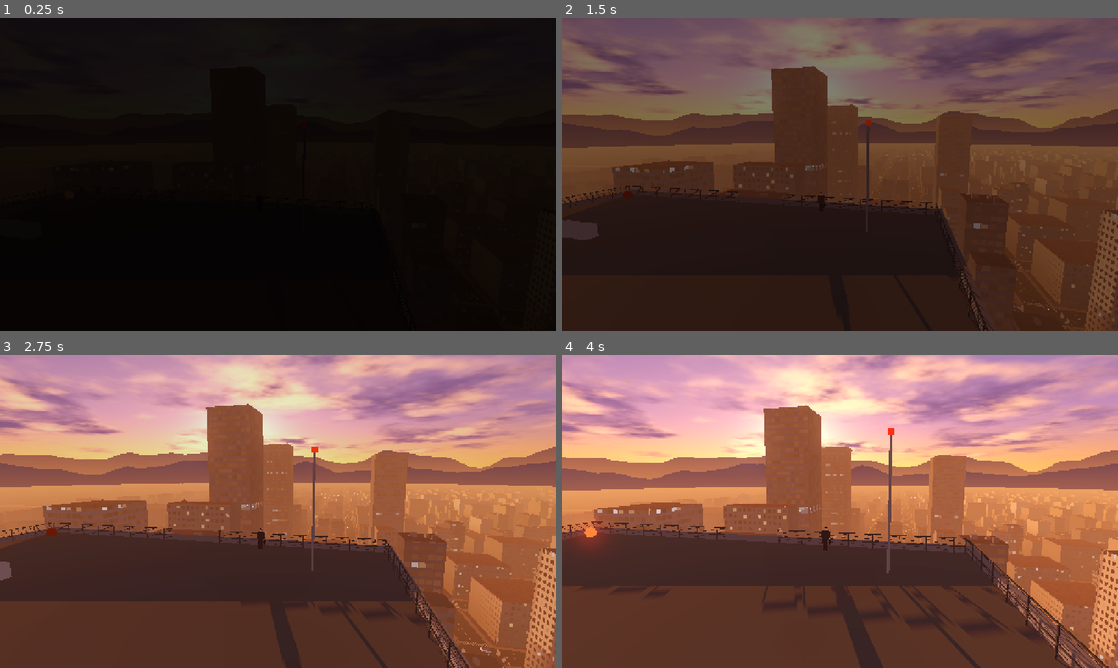
Above: before the commit, frames 1-4 (two rows, left to right).
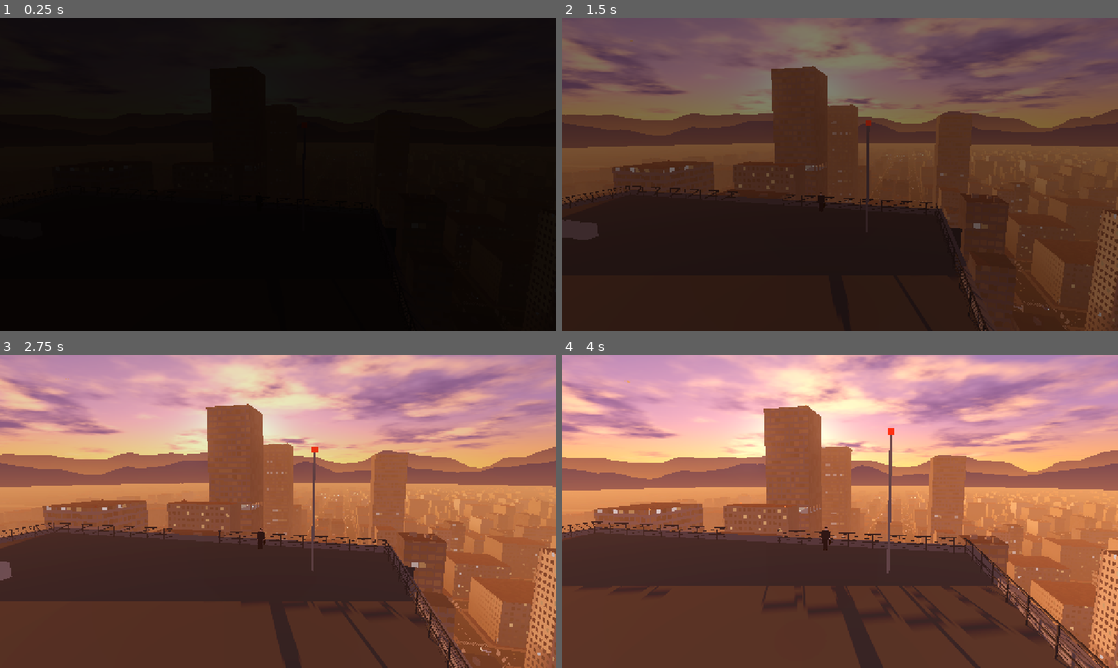
Above: after the commit, the same moments.

Repository: katomi95/sora-wo-tobu
Game: Godot game, scene res://scenes/main.tscn
Same seed, same stepped clock (60 frames per second), same inputs: the game is played once before the commit and once after it.
Inputs (mouse positions are in pixels of both pictures, inside the frame that each line leads up to):
- Up to frame 1 (0.25 s): no input
- Up to frame 2 (1.5 s): tap Enter at 0.5 s; move the mouse to (962, 158) at 0.52 s; hold D 0.53-1.28 s; tap Shift at 0.6 s; click (962, 158) at 0.67 s; tap Space at 0.77, 1.07 s; move the mouse to (728, 190) at 1.27 s; hold S from 1.28 s (still down); tap Ctrl at 1.35 s
- Up to frame 3 (2.75 s): tap Space at 1.52, 1.82 s; move the mouse to (333, 442) at 2.02 s; release S at 2.03 s; hold D from 2.03 s (still down); tap C at 2.1 s
- Up to frame 4 (4 s): move the mouse to (812, 574) at 2.77 s; release D at 2.78 s; hold W 2.78-3.53 s; tap M at 2.85 s; click (812, 574) at 2.92 s; tap Space at 3.02, 3.32, 3.77 s; move the mouse to (1006, 558) at 3.52 s; hold A from 3.53 s (still down); tap Enter at 3.6 s

The runs differ from the first frame. In frame 2, 0.1% of the frame differs, in the area x 2-72%, y 55-74%; in frame 3, less than 0.1%; in frame 4, 0.4%, in the area x 1-79%, y 48-70%.

Commit message:
飛び立ちを「一瞬沈んでから浮かぶ」に変更、部長は自社の最上階に
- 屋上から踏み出すと一瞬落ち、最上階の窓際でまだ働く部長の前を通ってから浮かび上がる
- 「お先失礼します〜」は浮かび上がって進みはじめてから言う
- 道中のよその会社の残業は「あ、まだ残ってる」に変更（部長は自社にいるため）

Co-Authored-By: Claude Opus 5.5 <noreply@anthropic.com>

Diff:
--- a/scripts/city.gd
+++ b/scripts/city.gd
@@ -7,7 +7,8 @@
 const ROOF_Y := 90.0
 const ROOF_HALF := 18.0
 const RIVER_Z := -600.0
-const BUCHO_WIN := Vector3(-45.5, 74.0, -180.0)
+const OFFICE_WIN := Vector3(-45.5, 74.0, -180.0)
+const TOP_FLOOR := 86.0
 const CROSS := Vector3(30, 0, -510)
 const SUPER := Vector3(-60, 0, -720)
 const KONBINI := Vector3(60, 0, -712)
@@ -61,7 +62,7 @@
 	_ground()
 	_far()
 	_start_tower()
-	_bucho_tower()
+	_office_tower()
 	_buildings()
 	_crossing()
 	_super()
@@ -379,7 +380,14 @@
 # ---------------------------------------------------------------- 会社の屋上
 func _start_tower() -> void:
 	bmat = _bmat()
-	_add_building(Vector3.ZERO, Vector3(ROOF_HALF * 2, ROOF_Y, ROOF_HALF * 2), Color(0.36, 0.38, 0.42), 0, 0.8)
+	# 最上階だけ -Z 側が奥まっていて、窓際の部長の席が外から見える
+	var tc := Color(0.36, 0.38, 0.42)
+	var w := ROOF_HALF * 2
+	var rec := 1.6
+	_add_building(Vector3.ZERO, Vector3(w, TOP_FLOOR, w), tc, 0, 0.8)
+	_add_building(Vector3(0, TOP_FLOOR, rec * 0.5), Vector3(w, ROOF_Y - 0.6 - TOP_FLOOR, w - rec), tc, 0, 0.2, false)
+	_add_building(Vector3(0, ROOF_Y - 0.6, 0), Vector3(w, 0.6, w), tc, 0, 0.0, false)
+	_boss_floor()
 	var b := Kit.Builder.new()
 	var y := ROOF_Y
 	var gray := Color(0.42, 0.42, 0.43)
@@ -461,8 +469,52 @@
 	return p
 
 
-# ---------------------------------------------------------------- 部長のいる階
-func _bucho_tower() -> void:
+# 会社の最上階。屋上の縁から一瞬沈んだときに、窓際でまだ働く部長が見える
+func _boss_floor() -> void:
+	var z := -ROOF_HALF
+	var fy := TOP_FLOOR
+	var g := Kit.Builder.new()
+	var s := Kit.Builder.new()
+	var ins := -ROOF_HALF + 1.6
+	# 奥の壁。明かりが点いているのは部長の席のまわりだけ
+	g.box(Vector3(-2.5, fy + 1.7, ins - 0.03), Vector3(9, 3.3, 0.04), Color(0.36, 0.35, 0.33))
+	for sx in [-1.0, 1.0]:
+		var cx: float = -2.5 + sx * 13.25
+		g.box(Vector3(cx, fy + 1.7, ins - 0.03), Vector3(17.5, 3.3, 0.04), Color(0.1, 0.1, 0.12))
+	for x in [-4.5, -0.5]:
+		g.box(Vector3(x, ROOF_Y - 0.63, z + 0.9), Vector3(2.8, 0.04, 0.25), Color(1.3, 1.3, 1.35))
+	g.box(Vector3(-2.5, fy + 0.02, z + 0.8), Vector3(9, 0.04, 1.6), Color(0.3, 0.31, 0.34))
+	# 書類棚とホワイトボード
+	for x in [-6.0, -5.2, 1.0]:
+		g.box(Vector3(x, fy + 0.9, ins - 0.25), Vector3(0.75, 1.8, 0.4), Color(0.32, 0.33, 0.35))
+	g.box(Vector3(-0.4, fy + 1.6, ins - 0.06), Vector3(1.6, 1.0, 0.04), Color(0.75, 0.75, 0.73))
+	# 部長の机（電気スタンドとモニター）
+	g.box(Vector3(-3.2, fy + 0.72, z + 0.75), Vector3(1.6, 0.06, 0.8), Color(0.45, 0.32, 0.22))
+	g.box(Vector3(-2.55, fy + 1.0, z + 0.75), Vector3(0.04, 0.36, 0.5), Color(0.55, 0.7, 0.95) * 1.3)
+	g.box(Vector3(-3.85, fy + 1.12, z + 0.6), Vector3(0.22, 0.1, 0.22), Color(1.6, 1.45, 1.1))
+	g.box(Vector3(-3.75, fy + 0.95, z + 0.6), Vector3(0.03, 0.4, 0.03), Color(0.2, 0.2, 0.2))
+	g.box(Vector3(-3.1, fy + 0.79, z + 0.6), Vector3(0.35, 0.08, 0.25), Color(0.85, 0.85, 0.82))
+	# 帰ったあとの、暗い机
+	for x in [-9.0, 4.0, 8.5, 13.0, -13.5]:
+		g.box(Vector3(x, fy + 0.72, z + 0.8), Vector3(1.6, 0.06, 0.7), Color(0.14, 0.14, 0.15))
+		g.box(Vector3(x, fy + 1.0, z + 0.6), Vector3(0.5, 0.32, 0.04), Color(0.05, 0.05, 0.06))
+	Kit.add_mesh(self, g.commit(Kit.glow_mat(1.0)))
+	# 窓の桟
+	var x := -6.0
+	while x <= 6.01:
+		s.box(Vector3(x, fy + 1.7, z + 0.04), Vector3(0.1, 3.4, 0.08), Color(0.2, 0.22, 0.25))
+		x += 2.0
+	s.box(Vector3(0, fy + 0.05, z + 0.04), Vector3(12.1, 0.1, 0.08), Color(0.2, 0.22, 0.25))
+	Kit.add_mesh(self, s.commit(Kit.vc_mat()))
+	# 部長（窓の外を向いて座っている。髪はない）
+	var boss := Kit.person(self, Color(0.85, 0.85, 0.82), Color(0.2, 0.2, 0.22), Vector3(-3.2, fy - 0.42, z + 1.25), true, 1.06)
+	for ch in boss.get_children():
+		if ch is MeshInstance3D and ch.position.y > 1.68:
+			ch.visible = false
+
+
+# ---------------------------------------------------------------- 残業しているよその会社
+func _office_tower() -> void:
 	var c := Vector3(-60, 0, -180)
 	var fy := 72.0
 	var b := Kit.Builder.new()
@@ -500,19 +552,16 @@
 			for k in 4:
 				var mp := dp + Vector3(-0.8 + (k % 2) * 1.6, 0.28, -0.6 + (k / 2) * 1.2)
 				g.box(mp, Vector3(0.5, 0.32, 0.04), Color(0.55, 0.7, 0.95) * 1.4)
-	# 窓際の部長の机（窓のほうを向いている）
+	# 窓際の机（窓のほうを向いている）
 	var bd := c + Vector3(12.0, fy + 0.72, 0.0)
 	g.box(bd, Vector3(1.6, 0.06, 2.8), Color(0.5, 0.36, 0.25))
 	g.box(bd + Vector3(-0.4, 0.25, 0.6), Vector3(0.04, 0.32, 0.5), Color(0.55, 0.7, 0.95) * 1.4)
 	g.box(bd + Vector3(0.0, 0.36, -0.9), Vector3(0.1, 0.6, 0.1), Color(0.2, 0.2, 0.2))
 	g.box(bd + Vector3(0.0, 0.66, -0.9), Vector3(0.3, 0.12, 0.3), Color(1.5, 1.4, 1.1))
 	Kit.add_mesh(self, g.commit(Kit.glow_mat(1.0)))
-	# 部長と、もう一人
-	var bucho := Kit.person(self, Color(0.85, 0.85, 0.82), Color(0.2, 0.2, 0.22), bd + Vector3(-1.1, -0.95, 0.2), true, 1.08)
-	bucho.rotation.y = -PI * 0.5
-	for ch in bucho.get_children():
-		if ch is MeshInstance3D and ch.position.y > 1.68:
-			ch.visible = false  # 髪なし
+	# まだ残っている二人
+	var p1 := Kit.person(self, Color(0.82, 0.84, 0.86), Color(0.2, 0.2, 0.22), bd + Vector3(-1.1, -0.95, 0.2), true)
+	p1.rotation.y = -PI * 0.5
 	var other := Kit.person(self, Color(0.82, 0.84, 0.86), Color(0.18, 0.2, 0.25), c + Vector3(6.3, fy - 0.25, -3.5 + 0.9), true)
 	other.rotation.y = PI
 
--- a/scripts/main.gd
+++ b/scripts/main.gd
@@ -290,36 +290,45 @@
 	tw = create_tween()
 	tw.tween_property(self, "cam_pos", Vector3(4.2, 90.5, -21.6), 3.0).set_trans(Tween.TRANS_SINE)
 	await _wait(3.0)
-	# 踏み出す
+	# 踏み出す → 一瞬沈む（最上階の窓に部長）→ ふわっと戻る
 	man.set_pose("step", 3.0)
 	await _wait(0.35)
-	hud.say("お先失礼します〜", 2.6)
-	Sfx.play("whoosh", -14.0)
-	Sfx.fade("wind_roof", -60.0, 3.0)
+	var p0 := man.position
+	_set_cam(Vector3(4.6, 88.4, -24.6), p0 + Vector3(0, 1.0, 0), "track")
+	Sfx.play("whoosh", -10.0, 0.85)
+	Sfx.fade("wind_roof", -60.0, 2.5)
+	tw = create_tween()
+	tw.tween_property(man, "position", p0 + Vector3(0, -3.0, -0.9), 0.55).set_trans(Tween.TRANS_QUAD).set_ease(Tween.EASE_IN)
+	tw.tween_property(man, "position", p0 + Vector3(0, -3.3, -1.1), 0.4).set_trans(Tween.TRANS_SINE).set_ease(Tween.EASE_OUT)
+	tw.tween_property(man, "position", p0 + Vector3(0, 0.5, -1.7), 1.5).set_trans(Tween.TRANS_SINE).set_ease(Tween.EASE_IN_OUT)
+	await _wait(0.55)
+	man.set_pose("stand", 2.5)
+	await _wait(1.9)
+	# 浮かび上がって、進みはじめてから
 	Sfx.fade("wind_fly", -18.0, 2.0)
 	Sfx.fade("city", -17.0, 3.0)
 	pos = man.position
 	heading = 0.0
-	speed = 0.6
+	speed = 0.4
 	state = "takeoff"
 	st = 0.0
-	man.set_pose("stand", 2.0)
-	await _wait(0.8)
 	man.set_pose("fly", 1.1)
+	await _wait(1.0)
+	hud.say("お先失礼します〜", 2.6)
 
 
 func _takeoff(dt: float) -> void:
-	# 落ちない。そのまま水平に滑り出す
+	# 浮かび上がったあとは、そのまま水平に滑り出す
 	speed = move_toward(speed, 3.2, dt * 1.2)
 	pos += Vector3(0, 0, -1) * speed * dt
 	pos.y = move_toward(pos.y, City.ROOF_Y + 1.0, dt * 0.25)
 	man.fly_amt = move_toward(man.fly_amt, 1.0, dt * 0.6)
 	man.wind = move_toward(man.wind, 0.7, dt * 0.3)
 	man.position = pos
-	if st > 2.6 and cam_mode == "fixed":
+	if st > 3.4 and cam_mode != "chase":
 		cam_mode = "chase"
 		cam_k = 1.2
-	if st > 4.5:
+	if st > 5.2:
 		_begin_fly(pos, 0.0, false)
 
 
@@ -421,10 +430,10 @@
 
 # ---------------------------------------------------------------- 道中の出来事
 func _events(dt: float) -> void:
-	# 部長
-	if not done.has("bucho") and pos.distance_to(City.BUCHO_WIN) < 70.0:
-		done["bucho"] = gt
-		_line("あ、まだ部長いる", 3.2)
+	# よその会社もまだ残業している
+	if not done.has("office") and pos.distance_to(City.OFFICE_WIN) < 70.0:
+		done["office"] = gt
+		_line("あ、まだ残ってる", 3.0)
 	# ビル風
 	if not done.has("gust") and pos.z < -280.0:
 		done["gust"] = gt
@@ -595,6 +604,10 @@
 
 func _camera(dt: float) -> void:
 	match cam_mode:
+		"track":
+			cam.position = cam_pos
+			_look(man.position + Vector3(0, 0.9, 0), 1.0 - exp(-5.0 * dt))
+			return
 		"walk":
 			var k := 1.0 - exp(-3.0 * dt)
 			cam.position = cam.position.lerp(cam_pos, k)
Not shown, added: docs/index.apple-touch-icon.png.import
Not shown, added: docs/index.icon.png.import
Not shown, added: docs/index.png.import
Binary file changed: fonts/sans.ttf
Binary file changed: fonts/serif.ttf
Not shown, changed: README.md
Not shown, changed: docs/index.html
Not shown, changed: docs/index.pck
